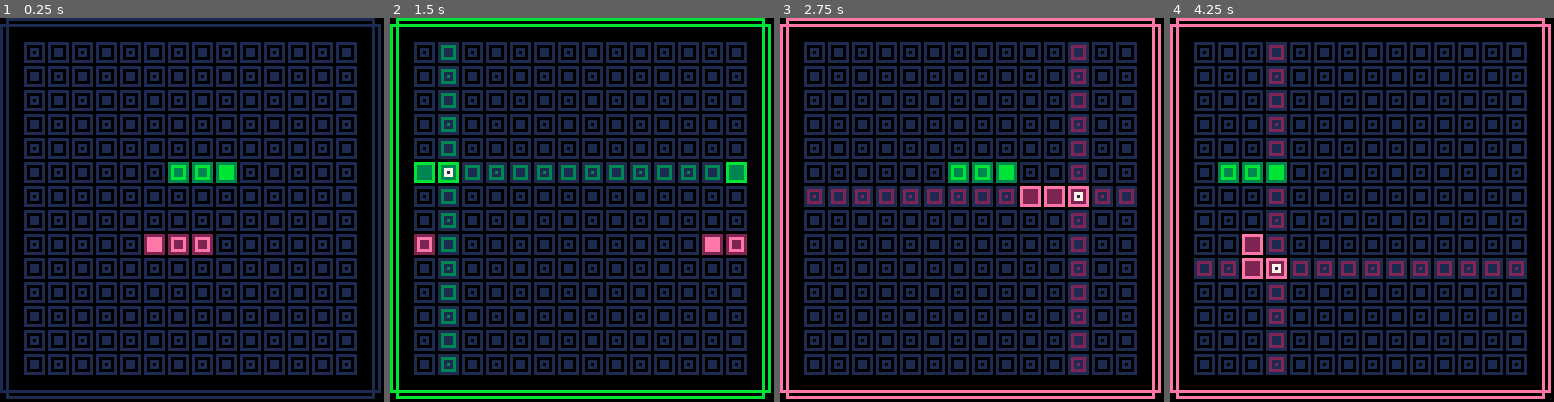
Above: before the commit, frames 1-4 (left to right).
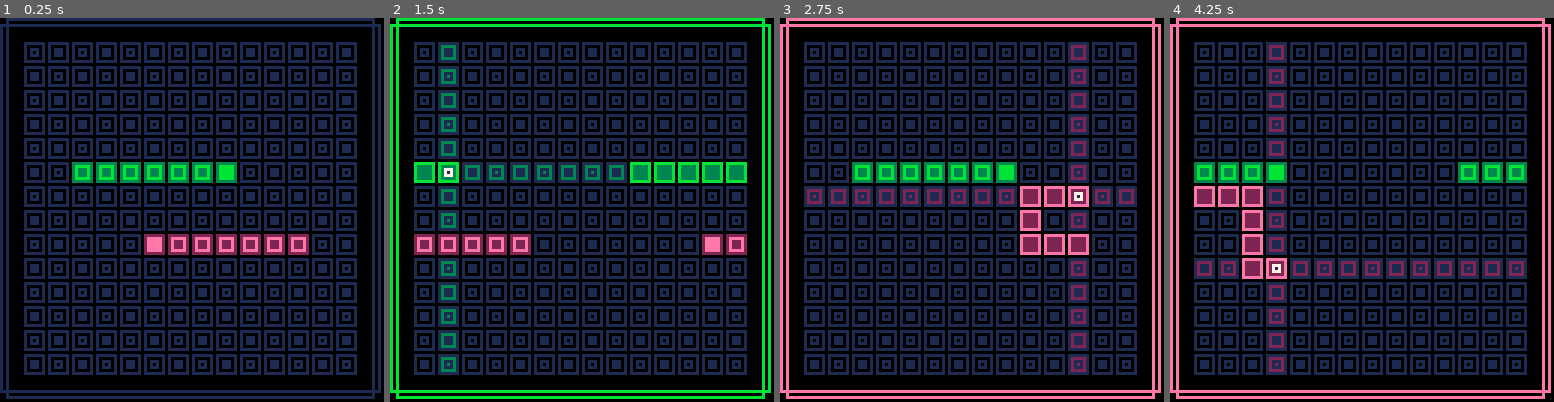
Above: after the commit, the same moments.

Repository: alxgnon/pico-8
Game: PICO-8 cartridge ouroboros.p8
Same seed, same stepped clock (60 frames per second), same inputs: the game is played once before the commit and once after it.
Inputs:
- Up to frame 1 (0.25 s): no input
- Up to frame 2 (1.5 s): tap X (X key) at 0.33, 1.07 s; tap O (Z key) at 0.7 s
- Up to frame 3 (2.75 s): hold Right 1.6-2.1 s; tap O (Z key) at 1.7, 2.1, 2.5 s; tap X (X key) at 1.85 s; hold Up 2.15-2.42 s; hold Right from 2.47 s (still down)
- Up to frame 4 (4.25 s): tap O (Z key) every 0.4 s from 2.9 to 4.1 s; tap X (X key) at 2.97, 4.08 s; release Right at 3.03 s; hold Left 3.08-3.58 s; hold Down 3.63-3.97 s; hold Right from 4.02 s (still down)

The runs differ from the first frame. In frame 1, 2.4% of the frame differs, in the area x 18-81%, y 37-62%; in frame 2, 2.0%; in frame 3, 2.3%; in frame 4, 2.4%.

Commit message:
ouroboros fusion

Diff:
--- a/ouroboros.p8
+++ b/ouroboros.p8
@@ -5,7 +5,7 @@
 -- work in progress
 
 rose = 003
-vert = 007
+vert = 009
 
 curr = nil
 
@@ -21,10 +21,16 @@
 	return 1
 end
 
+function other(snake)
+	if (snake==verte) return rosee
+	if (snake==rosee) return verte
+end
+
 function snake(frame,x,y,dx)
 	local a =
 	{ x = x, y = y
 	,	dx = dx, dy = 0
+	, ddx = dx, ddy = 0
 	, tail = {}
 	, frame = frame
 	, move = move_snake
@@ -33,7 +39,7 @@
 	, ruler = draw_ruler
 	}
 
-	for i=2,1,-1 do
+	for i=6,1,-1 do
 		add(a.tail,
 		{x = x-sgn(dx)*i, y = y})
 	end
@@ -42,6 +48,7 @@
 end
 
 function move_snake(a)
+	a.dx,a.dy=a.ddx,a.ddy
 	add(a.tail,{x=a.x,y=a.y})
 	del(a.tail,a.tail[1])
 	a.x = (a.x+a.dx)%14
@@ -50,23 +57,60 @@
 
 function control_snake(a)
 	if a.dx == 0 then
-		if (btn"0") a.dx,a.dy=-1,0
-		if (btn"1")	a.dx,a.dy=1,0
+		if (btn"0") a.ddx,a.ddy=-1,0
+		if (btn"1")	a.ddx,a.ddy=1,0
 	else
-		if (btn"2") a.dx,a.dy=0,-1
-		if (btn"3") a.dx,a.dy=0,1
-	end
+		if (btn"2") a.ddx,a.ddy=0,-1
+		if (btn"3") a.ddx,a.ddy=0,1
+	end
+end
+
+function collides(a, b)
+	return
+	flr(a.x)==flr(b.x) and
+	flr(a.y)==flr(b.y)
 end
 
 function draw_snake(a)
+	local other = other(a)
+
 	local frame = a.frame
 	if curr ~= frame then
 		frame += 2
 	end
 
 	for b in all(a.tail) do
+		if collides(b, other) then
+			spr(a.frame+5,
+			flr(b.x+1)*8,flr(b.y+1)*8)
+			goto next
+		end
+
+		for c in all(other.tail) do
+			if collides(b, c) then
+				spr(a.frame+5,
+				flr(b.x+1)*8,flr(b.y+1)*8)
+				goto next
+			end
+		end
+
 		spr(frame+1,
 		flr(b.x+1)*8,flr(b.y+1)*8)
+		::next::
+	end
+
+	if collides(a, other) then
+		spr(a.frame+4,
+		flr(a.x+1)*8,flr(a.y+1)*8)
+		return
+	end
+
+	for c in all(other.tail) do
+		if collides(a, c) then
+			spr(a.frame+4,
+			flr(a.x+1)*8,flr(a.y+1)*8)
+			return
+		end
 	end
 
 	spr(frame,
@@ -105,9 +149,9 @@
 	if (curr==vert) verte:control()
 
 	if t % 5 == 0 then
- 	rosee:move()
- 	verte:move()
- end
+		rosee:move()
+		verte:move()
+	end
 end
 
 function draw_border()
@@ -126,13 +170,13 @@
 	verte:draw()
 end
 __gfx__
-000000001111111411111114eeeeeee0eeeeeee02222222022222220bbbbbbb0bbbbbbb033333330333333300000000000000000000000000000000000000000
-000000001000001410000014e22222e0e22222e02eeeee202eeeee20b33333b0b33333b03bbbbb303bbbbb300000000000000000000000000000000000000000
-007007001011101410111014e27772e0e22222e02eeeee202e222e20b37773b0b33333b03bbbbb303b333b300000000000000000000000000000000000000000
-000770001010101410111014e27172e0e22222e02eeeee202e222e20b37173b0b33333b03bbbbb303b333b300000000000000000000000000000000000000000
-000770001011101410111014e27772e0e22222e02eeeee202e222e20b37773b0b33333b03bbbbb303b333b300000000000000000000000000000000000000000
-007007001000001410000014e22222e0e22222e02eeeee202eeeee20b33333b0b33333b03bbbbb303bbbbb300000000000000000000000000000000000000000
-000000001111111411111114eeeeeee0eeeeeee02222222022222220bbbbbbb0bbbbbbb033333330333333300000000000000000000000000000000000000000
+000000001111111411111114eeeeeee0eeeeeee022222220222222200001eee00001eee0bbbbbbb0bbbbbbb03333333033333330bbb10000bbb1000000000000
+000000001000001410000014e22222e0e22222e02eeeee202eeeee200001e2e0000122e0b33333b0b33333b03bbbbb303bbbbb30b3b10000b331000000000000
+007007001011101410111014e27772e0e22222e02eeeee202e222e200001eee0000122e0b37773b0b33333b03bbbbb303b333b30bbb10000b331000000000000
+000770001010101410111014e27172e0e22222e02eeeee202e222e201111111011111110b37173b0b33333b03bbbbb303b333b30111111101111111000000000
+000770001011101410111014e27772e0e22222e02eeeee202e222e20eee10000e2210000b37773b0b33333b03bbbbb303b333b300001bbb0000133b000000000
+007007001000001410000014e22222e0e22222e02eeeee202eeeee20e2e10000e2210000b33333b0b33333b03bbbbb303bbbbb300001b3b0000133b000000000
+000000001111111411111114eeeeeee0eeeeeee02222222022222220eee10000eee10000bbbbbbb0bbbbbbb033333330333333300001bbb00001bbb000000000
 00000000444444444444444400000000000000000000000000000000000000000000000000000000000000000000000000000000000000000000000000000000
 
 
